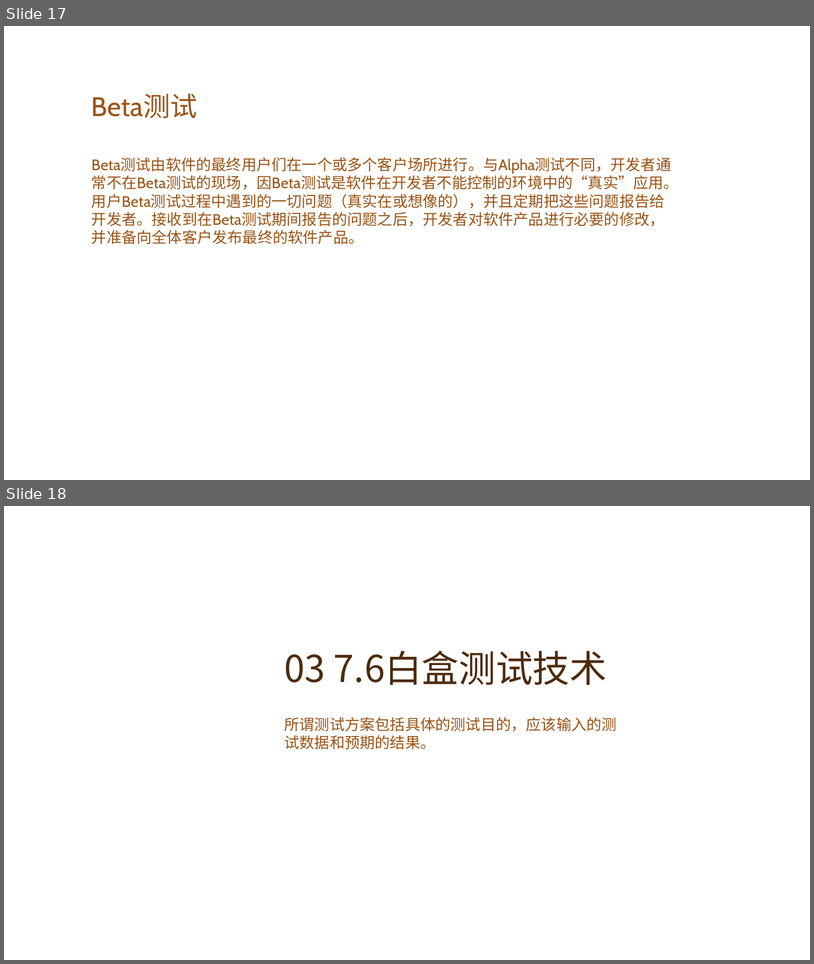
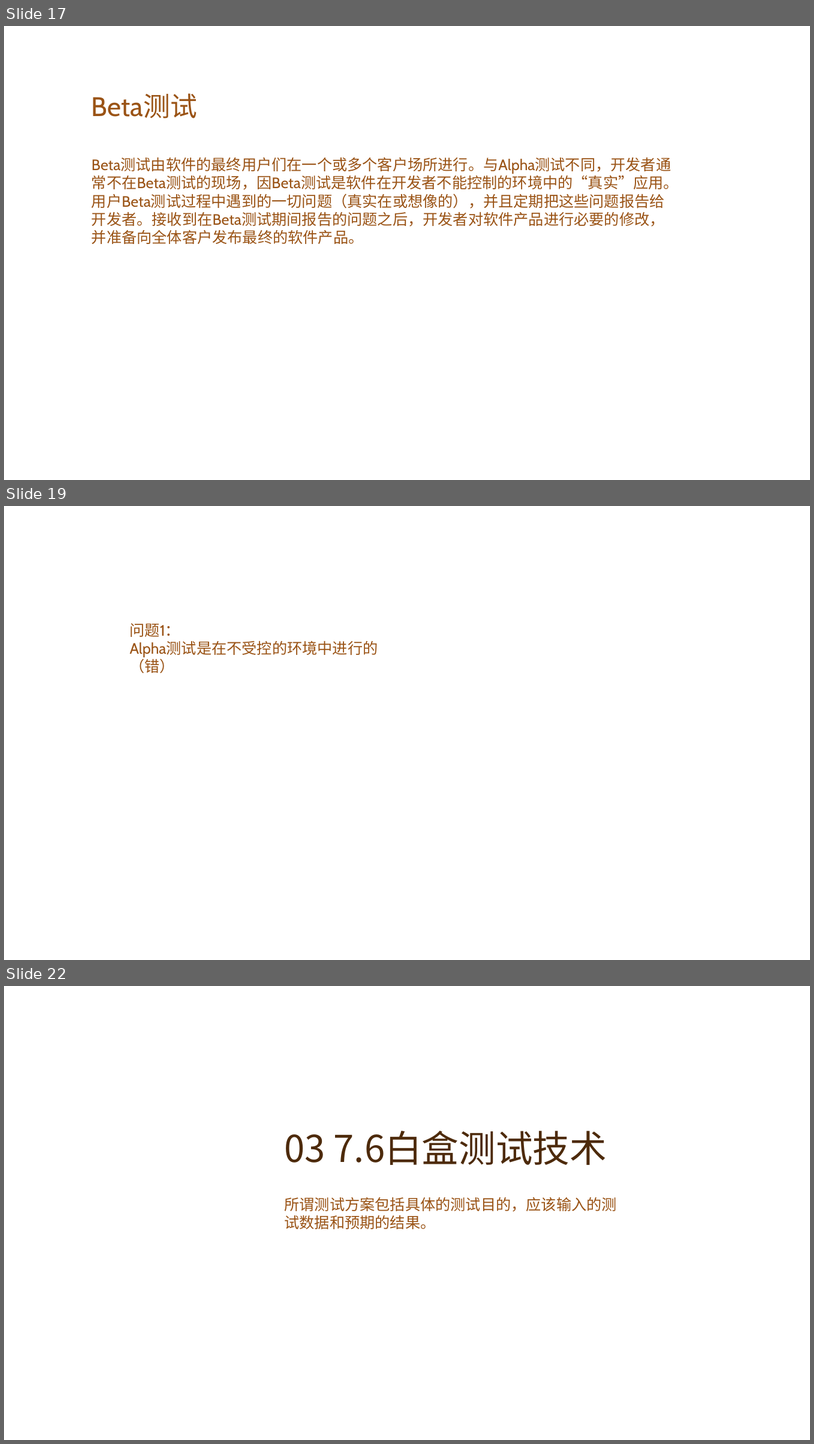
Before and after one commit to G17workfordadoudou/dadoudou, a slide deck: G17小组翻转课堂(1)(1).pptx. Shown one above the other, each under a label of ours: slides 17 and 18 before the commit, slides 17, 19 and 22 after it; the slides between them are not shown. The pictures are 814x964 and 814x1444 pixels, drawn with LibreOffice and Linux fonts; fonts in the diff are those of the drawing; background and template pictures are left out. Boxes give left, top, right and bottom in pixels: in the first picture for what was removed or moved away, otherwise in the second. Text is boxed around its words. In the diff, an @@ line names an element or a change of style, - is before the commit and + after.

```diff
--- a/G17小组翻转课堂(1)(1).pptx
+++ b/G17小组翻转课堂(1)(1).pptx
@@ slide 19 added at (4, 506, 810, 960), background picture (left out) @@
@@ text added at (130, 623, 378, 673), 18 pt, text #9A5315 @@
+问题1：
+Alpha测试是在不受控的环境中进行的
+（错）
@@ what was slide 18 is now slide 22 @@
```
Also in this commit, not shown: 1 slide changed, 9 other slides added.
